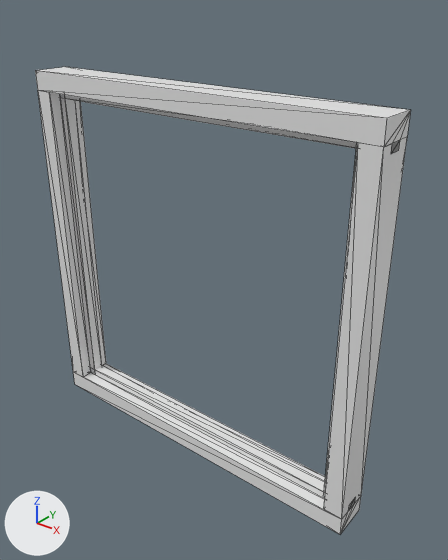
An edit to the glTF model public/Models/Window_Frame.glb, drawn before and after from the same camera.
One viewpoint serves both versions: a 50 mm camera at (0.963, -1.08, 0.718) aimed at (0.068, 0.037, 0.025). Every picture has the same lights, and +X, +Y and +Z are marked at lower left. Mesh edges are drawn as thin lines. Where no turn or scale is listed for an object, it has been applied to the vertices. Vertices at the same position are counted once.

The first picture shows 'Bottom_Frame', 'Left_Frame', 'Right_Frame', 'Top_Frame'.
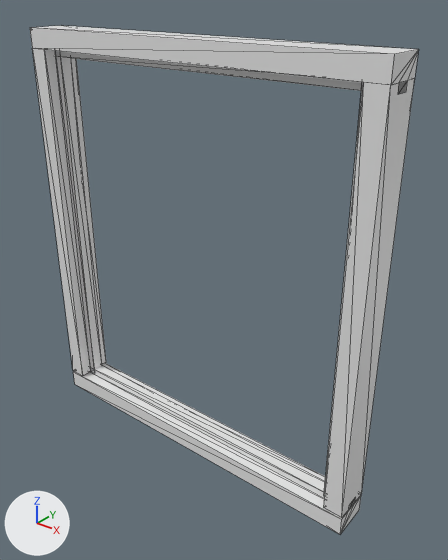
Location of each change, (x1, y1, x2, y2) in pixels of the pictures (448 x 560 px):
```json
{"object": "Top_Frame", "change": "mesh moved", "before": [35, 67, 411, 152], "after": [30, 26, 418, 93]}
{"object": "Right_Frame", "change": "rescaled", "before": [324, 137, 407, 519], "after": [324, 79, 415, 518], "on screen": "10% wider, 15% taller"}
{"object": "Left_Frame", "change": "rescaled", "before": [38, 90, 106, 377], "after": [32, 48, 106, 375], "on screen": "9% wider, 14% taller"}
```

Edits to the scene script, one JSON object a line:
```json
{"block": "me_cube_005", "where": "me_cube_005.from_pydata(...)  # 16 vertices, 28 faces; spans x 0.0..1.0, y -0.05..0.05, z 0.93..1.0"}
{"block": "me_cube_005", "where": "# used by ob_top_frame; location = (-0.5, 0.0, -0.5)"}
{"block": "me_cube_005", "change": "me_cube_005 part 1: the whole mesh is moved by (0.0, 0.0, 0.105)"}
{"op": "set", "path": "ob_left_frame.scale", "old": "(1.0, 1.0, 1.0)", "new": "(1.0, 1.0, 1.11)"}
{"op": "set", "path": "ob_right_frame.scale", "old": "(1.0, 1.0, 1.0)", "new": "(1.0, 1.0, 1.11)"}
```
